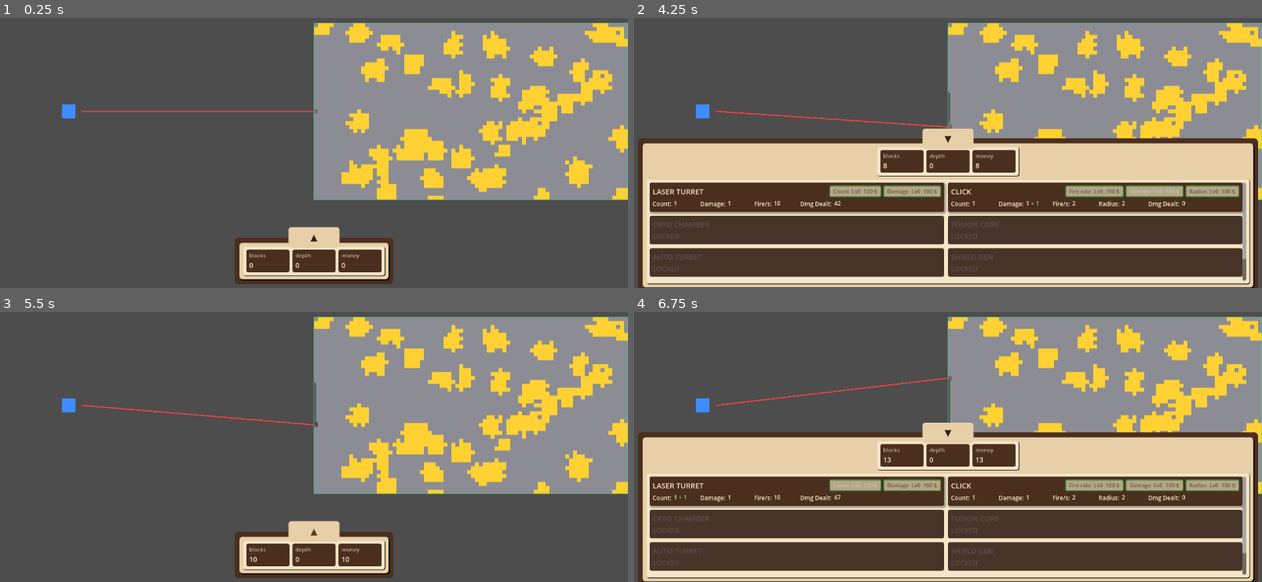
Above: before the commit, frames 1-4 (two rows, left to right).
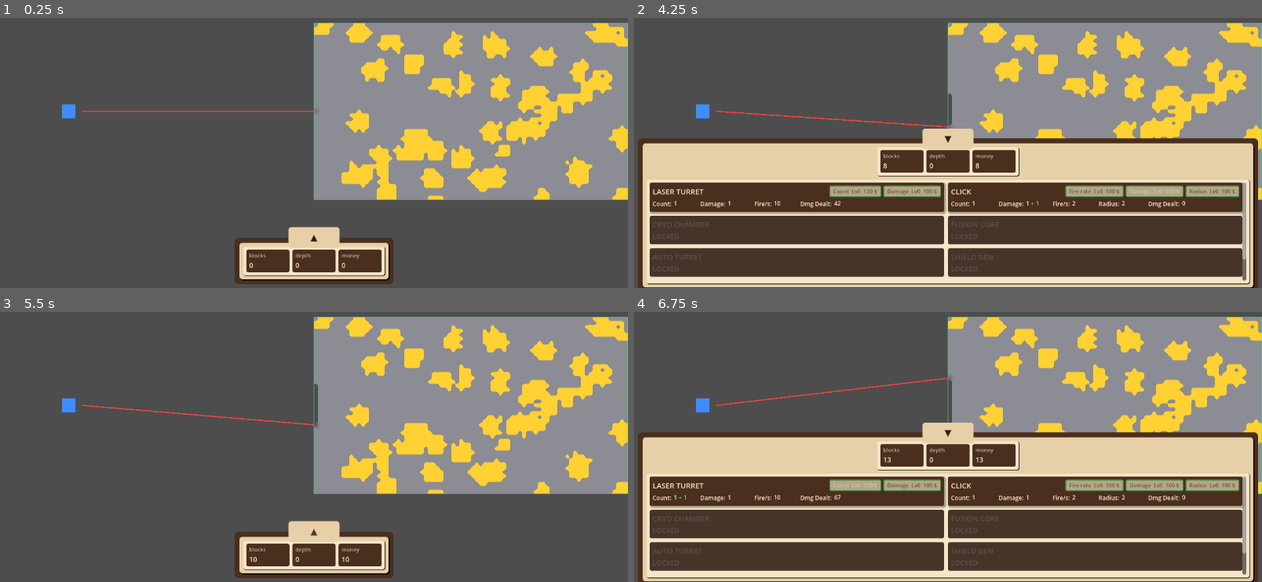
Above: after the commit, the same moments.

Repository: caboyd/blast_game
Game: Godot game, scene res://scenes/Main.tscn
Two runs of this game, one before a commit and one after it. Both use one fixed random seed, a clock stepped at 60 frames per second and the inputs below.
Inputs:
- Up to frame 1 (0.25 s): no input
- Up to frame 2 (4.25 s): click "▲" at 0.5 s; click "Count Lv0 120 $" at 1.25 s; click "Damage Lv0 100 $" at 2 s; click "Fire rate Lv0 100 $" at 2.75 s; click "Damage Lv0 100 $" at 3.5 s
- Up to frame 3 (5.5 s): click "Radius Lv0 100 $" at 4.25 s; click "▼" at 5 s
- Up to frame 4 (6.75 s): click "▲" at 5.75 s; click "Count Lv0 120 $" at 6.5 s

The runs differ from the first frame. In frame 1, 0.6% of the frame differs, in the area x 50-100%, y 2-67%; in frame 2, 0.5%; in frame 3, 0.7%; in frame 4, 0.5%.

Commit message:
Add shader material contours
Replace marching squares with edges and contours between materials in the shader

Diff:
--- a/scripts/target/DestructibleTarget.gd
+++ b/scripts/target/DestructibleTarget.gd
@@ -250,7 +250,7 @@
 
 	_visual.texture = _mask_texture
 	_visual.texture_filter = CanvasItem.TEXTURE_FILTER_NEAREST
-	# Mask stays _grid_w x _grid_h; shader runs 8x8 marching-squares sub-cells per texel.
+	# Mask stays _grid_w x _grid_h; shader draws multi-material fill + analytic edge boundaries per texel.
 	_visual.scale = Vector2(cell_size_px, cell_size_px)
 
 	var sm := ShaderMaterial.new()
--- a/shaders/destructible_target_marching.gdshader
+++ b/shaders/destructible_target_marching.gdshader
@@ -1,6 +1,6 @@
 shader_type canvas_item;
 
-// Low-res mask; nearest so texelFetch matches CPU grid.
+// Low-res grid; nearest so texelFetch matches CPU grid.
 uniform sampler2D mask_tex : source_color, filter_nearest;
 // R = type id / 255, G = hp ratio 0..1
 uniform sampler2D type_tex : source_color, filter_nearest;
@@ -15,148 +15,28 @@
 uniform vec4 highlight_tint : source_color = vec4(1.0, 0.92, 0.15, 1.0);
 uniform float highlight_mix : hint_range(0.0, 1.0) = 0.72;
 
-const int SUBDIV = 8;
-const float ISO = 0.0;
-const float SDF_RADIUS = 3.0;
+// Contour outline between differing materials / material vs empty.
+uniform vec4 edge_color : source_color = vec4(0.04, 0.04, 0.06, 1.0);
+// Width in bilinear-weight units; larger = thicker outline.
+uniform float edge_width : hint_range(0.0, 0.5) = 0.0;
+// Pixel smoothing width for alpha boundary (in weight units).
+uniform float alpha_aa : hint_range(0.0, 0.5) = 0.08;
 
-float sample_mask(ivec2 t, ivec2 ts) {
+struct CellSample {
+	int mid;
+	float hp;
+	float present;
+};
+
+CellSample sample_cell(ivec2 t, ivec2 ts, int tc1) {
+	CellSample s;
 	t = clamp(t, ivec2(0), ts - ivec2(1));
-	return texelFetch(mask_tex, t, 0).r;
-}
-
-// Signed distance in texel units from neighbor fetches; negative = solid.
-float corner_sdf_from_neighbors(ivec2 t, ivec2 ts) {
-	t = clamp(t, ivec2(0), ts - ivec2(1));
-	bool inside = sample_mask(t, ts) >= 0.5;
-	float best = 1.0e9;
-	int ri = int(SDF_RADIUS);
-	for (int dy = -ri; dy <= ri; dy++) {
-		for (int dx = -ri; dx <= ri; dx++) {
-			ivec2 u = t + ivec2(dx, dy);
-			if (u.x < 0 || u.y < 0 || u.x >= ts.x || u.y >= ts.y) {
-				continue;
-			}
-			bool ins2 = sample_mask(u, ts) >= 0.5;
-			if (ins2 != inside) {
-				best = min(best, length(vec2(float(dx), float(dy))));
-			}
-		}
-	}
-	if (best > 1.0e8) {
-		return inside ? -0.75 : 0.75;
-	}
-	return inside ? -best : best;
-}
-
-float edge_t(float va, float vb, float iso) {
-	float d = vb - va;
-	return abs(d) < 1e-6 ? 0.0 : clamp((iso - va) / d, 0.0, 1.0);
-}
-
-bool point_in_tri(vec2 p, vec2 a, vec2 b, vec2 c) {
-	vec2 v0 = b - a;
-	vec2 v1 = c - a;
-	vec2 v2 = p - a;
-	float d00 = dot(v0, v0);
-	float d01 = dot(v0, v1);
-	float d11 = dot(v1, v1);
-	float d20 = dot(v2, v0);
-	float d21 = dot(v2, v1);
-	float denom = d00 * d11 - d01 * d01;
-	if (abs(denom) < 1e-8) {
-		return false;
-	}
-	float v = (d11 * d20 - d01 * d21) / denom;
-	float w = (d00 * d21 - d01 * d20) / denom;
-	float u = 1.0 - v - w;
-	return u >= -1e-6 && v >= -1e-6 && w >= -1e-6;
-}
-
-// bn in texel space: x right, y down (0 = top row v_tl–v_tr).
-float blerp_uv(vec2 bn, float v_tl, float v_tr, float v_br, float v_bl) {
-	return mix(mix(v_tl, v_tr, bn.x), mix(v_bl, v_br, bn.x), bn.y);
-}
-
-// Scalar corners (BL, BR, TR, TL), y-up cell. Solid where field >= iso (use negated SDF so inside is positive).
-bool ms_inside(vec4 k, vec2 q, float iso) {
-	float a = k.x;
-	float b = k.y;
-	float c = k.z;
-	float d = k.w;
-	bool ba = a >= iso;
-	bool bb = b >= iso;
-	bool bc = c >= iso;
-	bool bd = d >= iso;
-	int idx = (ba ? 1 : 0) | (bb ? 2 : 0) | (bc ? 4 : 0) | (bd ? 8 : 0);
-
-	if (idx == 0) {
-		return false;
-	}
-	if (idx == 15) {
-		return true;
-	}
-
-	if (idx == 5 || idx == 10) {
-		float mid = 0.25 * (a + b + c + d);
-		bool bm = mid >= iso;
-		if (idx == 5) {
-			idx = bm ? 7 : 13;
-		} else {
-			idx = bm ? 11 : 14;
-		}
-	}
-
-	float eb = edge_t(a, b, iso);
-	float et = edge_t(d, c, iso);
-	float el = edge_t(a, d, iso);
-	float er = edge_t(b, c, iso);
-
-	vec2 BL = vec2(0.0, 0.0);
-	vec2 BR = vec2(1.0, 0.0);
-	vec2 TR = vec2(1.0, 1.0);
-	vec2 TL = vec2(0.0, 1.0);
-	vec2 Bm = vec2(eb, 0.0);
-	vec2 Tm = vec2(et, 1.0);
-	vec2 Lm = vec2(0.0, el);
-	vec2 Rm = vec2(1.0, er);
-
-	if (idx == 1) {
-		return point_in_tri(q, BL, Bm, Lm);
-	}
-	if (idx == 2) {
-		return point_in_tri(q, BR, Rm, Bm);
-	}
-	if (idx == 3) {
-		return point_in_tri(q, BL, BR, Rm) || point_in_tri(q, BL, Rm, Lm);
-	}
-	if (idx == 4) {
-		return point_in_tri(q, TR, Tm, Rm);
-	}
-	if (idx == 6) {
-		return point_in_tri(q, BR, TR, Tm) || point_in_tri(q, BR, Tm, Bm);
-	}
-	if (idx == 7) {
-		return !point_in_tri(q, TL, Tm, Lm);
-	}
-	if (idx == 8) {
-		return point_in_tri(q, TL, Lm, Tm);
-	}
-	if (idx == 9) {
-		return point_in_tri(q, BL, Bm, TL) || point_in_tri(q, Bm, TR, TL);
-	}
-	if (idx == 11) {
-		return !point_in_tri(q, BR, Bm, Rm);
-	}
-	if (idx == 12) {
-		return point_in_tri(q, TL, TR, Tm) || point_in_tri(q, TL, Tm, Lm);
-	}
-	if (idx == 13) {
-		return !point_in_tri(q, BL, Bm, BR);
-	}
-	if (idx == 14) {
-		return !point_in_tri(q, TR, Tm, BR);
-	}
-	return false;
+	float m = texelFetch(mask_tex, t, 0).r;
+	vec4 td = texelFetch(type_tex, t, 0);
+	s.hp = clamp(td.g, 0.0, 1.0);
+	s.present = (m >= 0.5 && td.g > 0.01) ? 1.0 : 0.0;
+	s.mid = int(clamp(round(td.r * 255.0), 0.0, float(tc1)));
+	return s;
 }
 
 void fragment() {
@@ -165,88 +45,98 @@
 		discard;
 	}
 
-	vec2 p = UV * vec2(float(ts.x), float(ts.y));
-	p = min(max(p, vec2(0.0)), vec2(float(ts.x), float(ts.y)) - vec2(1e-4));
+	int tc1 = max(type_count - 1, 0);
 
-	ivec2 cell = ivec2(floor(p));
-	vec2 f = fract(p);
+	// Shift so sample points coincide with cell centers (integer coords).
+	vec2 p = UV * vec2(float(ts.x), float(ts.y)) - vec2(0.5);
+	vec2 fp = floor(p);
+	vec2 f = p - fp;
 
-	int x0 = clamp(cell.x, 0, ts.x - 1);
-	int x1 = min(cell.x + 1, ts.x - 1);
-	int y0 = clamp(cell.y, 0, ts.y - 1);
-	int y1 = min(cell.y + 1, ts.y - 1);
+	ivec2 i00 = ivec2(int(fp.x), int(fp.y));
+	CellSample s00 = sample_cell(i00 + ivec2(0, 0), ts, tc1);
+	CellSample s10 = sample_cell(i00 + ivec2(1, 0), ts, tc1);
+	CellSample s01 = sample_cell(i00 + ivec2(0, 1), ts, tc1);
+	CellSample s11 = sample_cell(i00 + ivec2(1, 1), ts, tc1);
 
-	ivec2 c_tl = ivec2(x0, y0);
-	ivec2 c_tr = ivec2(x1, y0);
-	ivec2 c_br = ivec2(x1, y1);
-	ivec2 c_bl = ivec2(x0, y1);
+	float w00 = (1.0 - f.x) * (1.0 - f.y) * s00.present;
+	float w10 = f.x * (1.0 - f.y) * s10.present;
+	float w01 = (1.0 - f.x) * f.y * s01.present;
+	float w11 = f.x * f.y * s11.present;
 
-	float v_bl = corner_sdf_from_neighbors(c_bl, ts);
-	float v_br = corner_sdf_from_neighbors(c_br, ts);
-	float v_tr = corner_sdf_from_neighbors(c_tr, ts);
-	float v_tl = corner_sdf_from_neighbors(c_tl, ts);
+	float total = w00 + w10 + w01 + w11;
 
-	float inv = 1.0 / float(SUBDIV);
-	vec2 sf = f * float(SUBDIV);
-	int six = min(int(floor(sf.x)), SUBDIV - 1);
-	int siy = min(int(floor(sf.y)), SUBDIV - 1);
-	vec2 ff = fract(sf);
+	// Per-material bilinear weight and weighted hp. Find top two materials.
+	int best_id = 0;
+	float best_w = -1.0;
+	float best_hp_sum = 0.0;
+	int second_id = 0;
+	float second_w = -1.0;
 
-	vec2 base = vec2(float(six), float(siy)) * inv;
-	vec2 bn00 = base;
-	vec2 bn10 = base + vec2(inv, 0.0);
-	vec2 bn11 = base + vec2(inv, inv);
-	vec2 bn01 = base + vec2(0.0, inv);
+	for (int i = 1; i < 8; i++) {
+		if (i >= type_count) {
+			break;
+		}
+		float w = 0.0;
+		float wh = 0.0;
+		if (s00.mid == i) { w += w00; wh += w00 * s00.hp; }
+		if (s10.mid == i) { w += w10; wh += w10 * s10.hp; }
+		if (s01.mid == i) { w += w01; wh += w01 * s01.hp; }
+		if (s11.mid == i) { w += w11; wh += w11 * s11.hp; }
+		if (w > best_w) {
+			second_w = best_w;
+			second_id = best_id;
+			best_w = w;
+			best_id = i;
+			best_hp_sum = wh;
+		} else if (w > second_w) {
+			second_w = w;
+			second_id = i;
+		}
+	}
 
-	// Macro-field samples at sub-rectangle corners (texel y-down): TL, TR, BR, BL.
-	float s_tl = blerp_uv(bn00, v_tl, v_tr, v_br, v_bl);
-	float s_tr = blerp_uv(bn10, v_tl, v_tr, v_br, v_bl);
-	float s_br = blerp_uv(bn11, v_tl, v_tr, v_br, v_bl);
-	float s_bl = blerp_uv(bn01, v_tl, v_tr, v_br, v_bl);
-
-	vec2 q_sub = vec2(ff.x, 1.0 - ff.y);
-	// ms_inside: x=BL, y=BR, z=TR, w=TL in y-up cell.
-	vec4 k = -vec4(s_bl, s_br, s_tr, s_tl);
-
-	if (!ms_inside(k, q_sub, ISO)) {
+	// No material present at this sample point.
+	if (best_id == 0 || best_w <= 0.0) {
 		discard;
 	}
 
-	int tc1 = max(type_count - 1, 0);
-	float tid_hi = float(tc1);
+	// Coverage: fraction of the 2x2 footprint that is solid.
+	// Contour happens at coverage ~0.5 so shape is smooth, not blocky.
+	float coverage = total;
+	float alpha = smoothstep(0.5 - alpha_aa, 0.5 + alpha_aa, coverage);
+	if (alpha <= 0.001) {
+		discard;
+	}
 
-	vec4 td = texelFetch(type_tex, cell, 0);
-	ivec2 cc = cell;
-	// Empty/depleted center: color from nearest of 8 neighbors that still has hp.
-	if (td.g <= 0.01) {
-		float best_d2 = 1.0e9;
-		for (int dy = -1; dy <= 1; dy++) {
-			for (int dx = -1; dx <= 1; dx++) {
-				if (dx == 0 && dy == 0) {
-					continue;
-				}
-				ivec2 u = cell + ivec2(dx, dy);
-				if (u.x < 0 || u.y < 0 || u.x >= ts.x || u.y >= ts.y) {
-					continue;
-				}
-				vec4 tn = texelFetch(type_tex, u, 0);
-				if (tn.g <= 0.01) {
-					continue;
-				}
-				vec2 ctr = vec2(float(u.x) + 0.5, float(u.y) + 0.5);
-				float d2 = dot(p - ctr, p - ctr);
-				if (d2 < best_d2) {
-					best_d2 = d2;
-					td = tn;
-					cc = u;
-				}
-			}
-		}
+	float hp_ratio = best_hp_sum / max(best_w, 1e-5);
+	vec4 base = type_colors[best_id];
+	vec3 rgb = base.rgb * mix(0.45, 1.0, clamp(hp_ratio, 0.0, 1.0));
+
+	// Outline at contour between differing materials, or along outer boundary.
+	// Inner contour: best vs other-material second.
+	float inner_edge = 0.0;
+	if (second_w > 0.0 && second_id != best_id) {
+		float diff = best_w - second_w;
+		inner_edge = 1.0 - smoothstep(0.0, edge_width, diff);
 	}
-	int tid = int(clamp(round(td.r * 255.0), 0.0, tid_hi));
-	vec4 base_color = type_colors[tid];
-	float hp_ratio = clamp(td.g, 0.0, 1.0);
-	COLOR = vec4(base_color.rgb * mix(0.45, 1.0, hp_ratio), base_color.a);
+	// Outer contour: against empty (missing weight in the 2x2).
+	float outer_diff = best_w - (total - best_w);
+	float outer_edge = 1.0 - smoothstep(0.0, edge_width, outer_diff);
+	// Also draw edge where solid meets empty beyond the 2x2 footprint.
+	outer_edge = max(outer_edge, 1.0 - smoothstep(0.5, 0.5 + edge_width, coverage));
+
+	float e = clamp(max(inner_edge, outer_edge), 0.0, 1.0);
+	rgb = mix(rgb, edge_color.rgb, e * edge_color.a);
+
+	vec4 col = vec4(rgb, base.a * alpha);
+
+	// Highlight cell resolution: pick the solid corner of the winning material
+	// whose bilinear weight dominates this pixel.
+	ivec2 cc = i00;
+	float hl_best = -1.0;
+	if (s00.present > 0.5 && s00.mid == best_id && w00 > hl_best) { hl_best = w00; cc = i00 + ivec2(0, 0); }
+	if (s10.present > 0.5 && s10.mid == best_id && w10 > hl_best) { hl_best = w10; cc = i00 + ivec2(1, 0); }
+	if (s01.present > 0.5 && s01.mid == best_id && w01 > hl_best) { hl_best = w01; cc = i00 + ivec2(0, 1); }
+	if (s11.present > 0.5 && s11.mid == best_id && w11 > hl_best) { hl_best = w11; cc = i00 + ivec2(1, 1); }
 
 	int hc_n = clamp(highlight_count, 0, HIGHLIGHT_MAX);
 	for (int hi = 0; hi < hc_n; hi++) {
@@ -256,8 +146,10 @@
 		}
 		ivec2 hc = ivec2(int(hcv.x + 0.5), int(hcv.y + 0.5));
 		if (cc == hc) {
-			COLOR = mix(COLOR, highlight_tint, highlight_mix);
+			col.rgb = mix(col.rgb, highlight_tint.rgb, highlight_mix);
 			break;
 		}
 	}
+
+	COLOR = col;
 }
